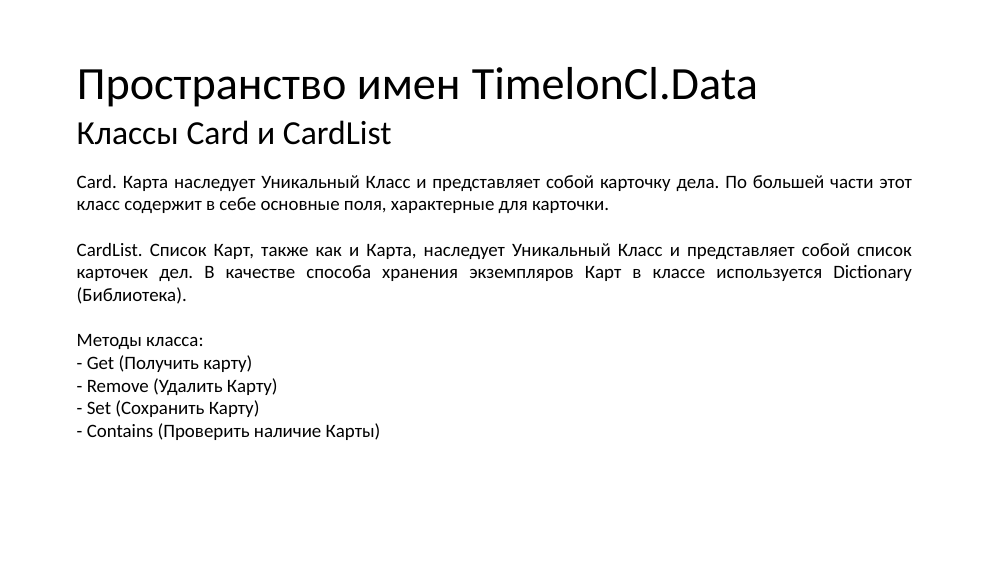
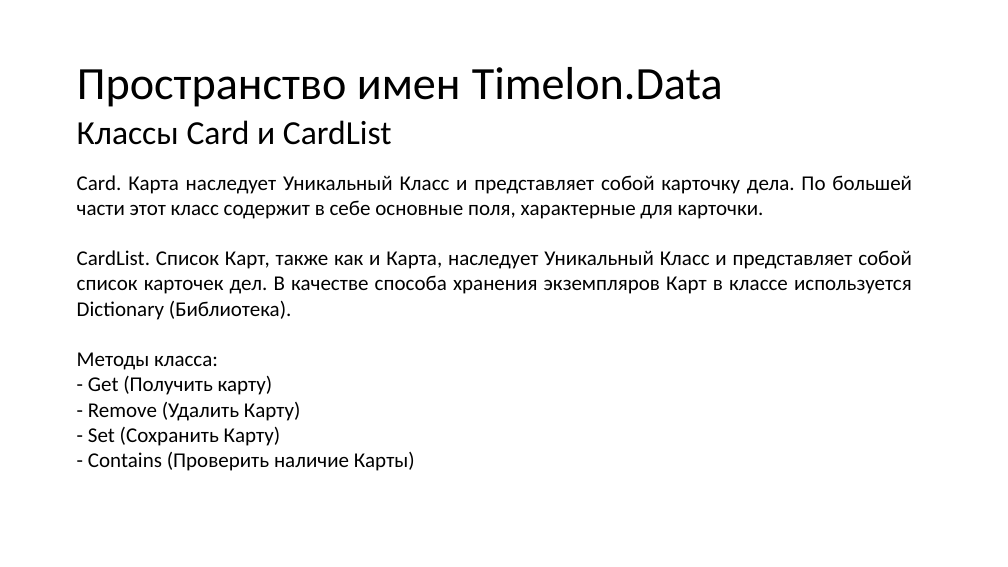
Before and after one commit to N0tilT/Timelon, a slide deck: slide 18 of docs/Timelon.pptx (slide 19 before the commit). Drawn at 1008x567 pixels with LibreOffice and Linux fonts; fonts in the diff are those of the drawing. Boxes give left, top, right and bottom in pixels: in the first picture for what was removed or moved away, otherwise in the second. Text is boxed around its words. In the diff, an @@ line names an element or a change of style, - is before the commit and + after.

```diff
--- a/docs/Timelon.pptx
+++ b/docs/Timelon.pptx
@@ title at [77,67,723,107]: text changed @@
-Пространство имен TimelonCl.Data
+Пространство имен Timelon.Data
@@ text "Card. Карта наследует Уникальный Класс ..." at [77,175,912,471]: size 18 to 20 pt @@
```
Also in this commit, not shown: 8 other slides changed, 2 slides removed, 1 other file.
